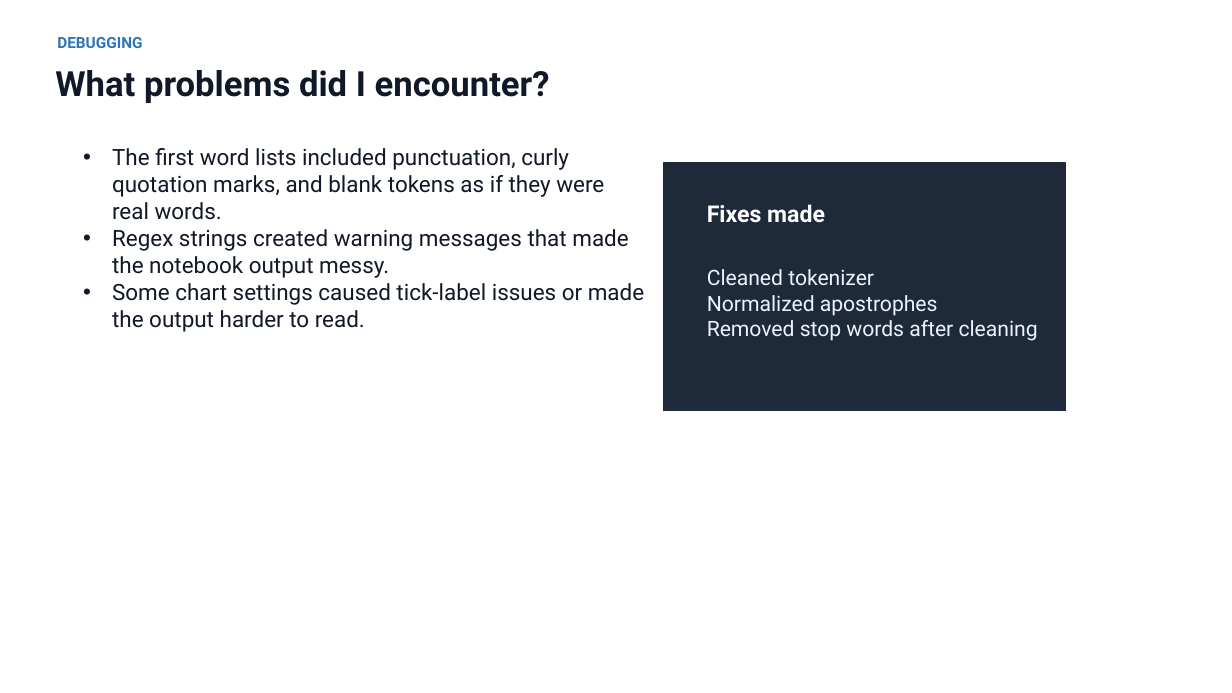
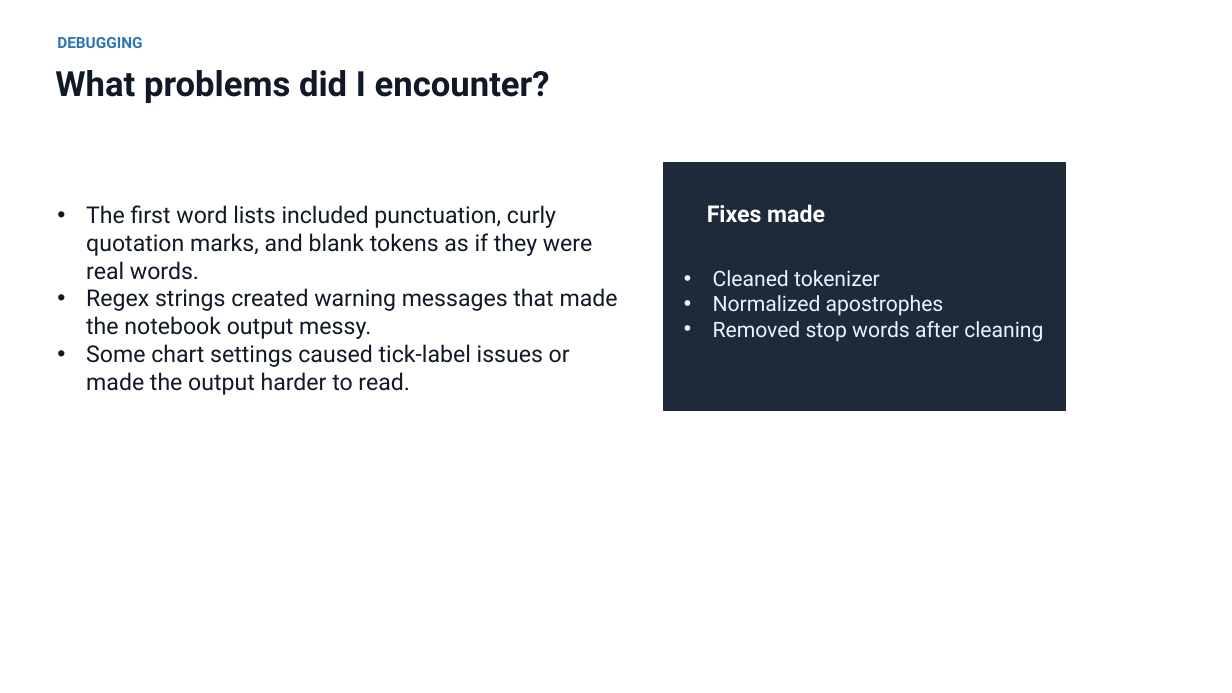
Before and after one commit to goodtoknowgg/MiniProject1, a slide deck: slide 4 of Miniproject 1 Presentation Gavin Good.pptx. Drawn at 1232x693 pixels with LibreOffice and Linux fonts; fonts in the diff are those of the drawing. Boxes give left, top, right and bottom in pixels: in the first picture for what was removed or moved away, otherwise in the second. Text is boxed around its words. In the diff, an @@ line names an element or a change of style, - is before the commit and + after.

```diff
--- a/Miniproject 1 Presentation Gavin Good.pptx
+++ b/Miniproject 1 Presentation Gavin Good.pptx
@@ text "The first word lists included ..." moved from (x1=112, y1=148, x2=644, y2=332) to (x1=86, y1=205, x2=618, y2=395) @@
@@ text "The first word lists included ..." at (x1=86, y1=205, x2=618, y2=395): size 17.5 to 18 pt @@
@@ text "Cleaned tokenizer" at (x1=713, y1=270, x2=1043, y2=342): bullet none to • @@
```
Also in this commit, not shown: 5 other slides changed.
